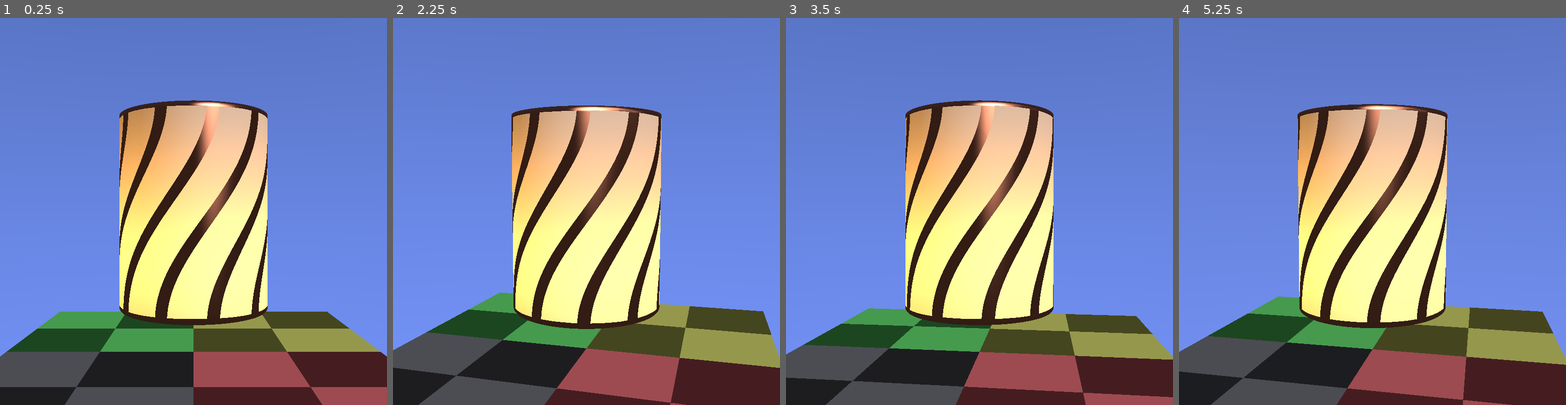
Above: before the commit, frames 1-4 (left to right).
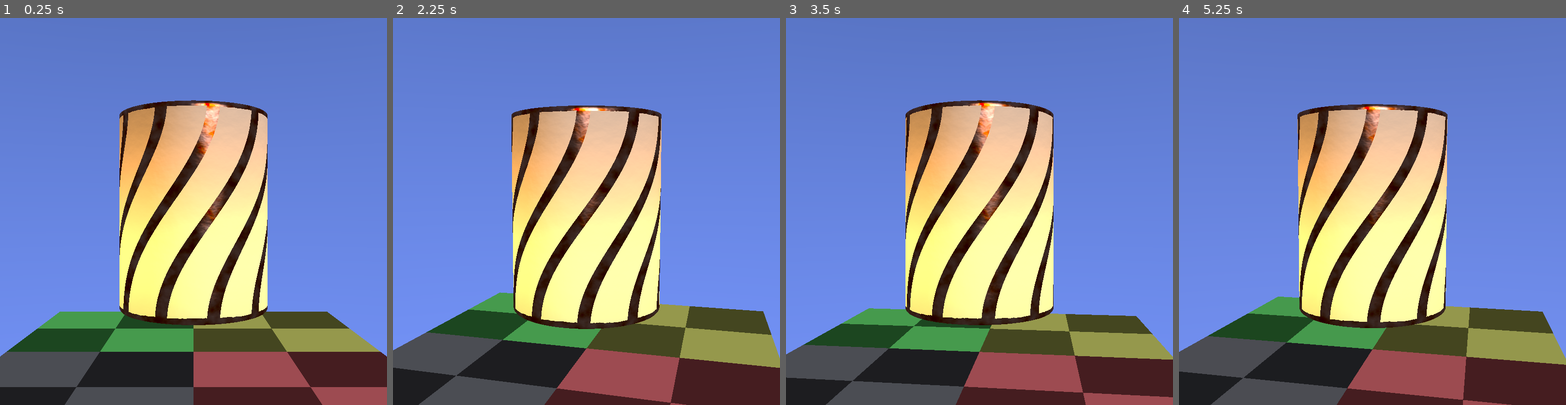
Above: after the commit, the same moments.

Repository: timo-eberl/realtime-graphics-exercises
Game: Godot game, scene res://tester.tscn
Two runs of this game, one before a commit and one after it. Both use one fixed random seed, a clock stepped at 60 frames per second and the inputs below.
Inputs (mouse positions are in pixels of both pictures, inside the frame that each line leads up to):
- Up to frame 1 (0.25 s): no input
- Up to frame 2 (2.25 s): tap Enter at 0.5 s; move the mouse to (605, 211) at 0.52 s; tap R at 0.6 s; move the mouse to (567, 211) at 1.27 s; tap M at 1.35 s; tap Space at 2 s; move the mouse to (594, 203) at 2.02 s; tap N at 2.1 s
- Up to frame 3 (3.5 s): tap Enter at 2.75 s; move the mouse to (975, 219) at 2.77 s; tap L at 2.85 s
- Up to frame 4 (5.25 s): tap Space at 3.5, 5 s; move the mouse to (1399, 215) at 3.52 s; tap 1 at 3.6 s; tap Enter at 4.25 s; move the mouse to (1341, 207) at 4.27 s; tap 2 at 4.35 s; move the mouse to (1376, 211) at 5.02 s; tap P at 5.1 s

The runs differ from the first frame. In frame 1, 0.9% of the frame differs, in the area x 30-70%, y 21-80%; in frame 2, 0.9%; in frame 3, 1.0%, in the area x 30-69%, y 21-80%; in frame 4, 0.8%.

Commit message:
noise maps

Diff:
--- a/project-1/src/tester.gdshader
+++ b/project-1/src/tester.gdshader
@@ -101,6 +101,9 @@
 
 varying vec3  _sunDirection;
 varying float _cosSunRadius;
+
+uniform sampler2D noise_texture : filter_linear, repeat_enable;
+uniform sampler2D normal_noise_texture : filter_linear, repeat_enable, hint_normal;
 
 struct Ray {
 	vec3 p;
@@ -396,12 +399,24 @@
 		float lightStrength = 3.0;
 		float lightTransparencyStrength = 1.8;
 		float metalShininess = 20.0;
+		vec3 colorMetal = _colorB;
 
 		vec3 normal = normalize(gradient(p));
 		vec2 normal_plane = normalize(vec2(p.x, p.z));
 		vec2 uv = vec2(calcTexcoordU(normal_plane), (p.y * 0.5) + 0.5);
 		vec2 bentUV = uv;
 		bentUV.x += smoothstep(0, 1, uv.y) * bendStrength;
+
+		float noise = texture(noise_texture, uv * vec2(2,1)).x;
+		vec3 normal_noise = texture(normal_noise_texture, uv * vec2(2,1)).xyz;
+		normal_noise = normal_noise * 2.0 - 1.0;
+		colorMetal += (noise * 2.0 - 1.0) * 0.2;
+
+		// this is not how you would actually use a normal map, for that
+		// you would need a tangent and binormal
+		normal = normalize(
+			normal + normal_noise * 0.16
+		);
 
 		// candle
 		float d = distance(light_pos, p);
@@ -409,6 +424,7 @@
 		vec3 r = reflect(-l, normal);
 		vec3 v = ray.dir;
 		float nDotL = dot(normal, l);
+		//lightStrength *= 1.0 - noise * 0.7;
 		float lighting = nDotL * lightStrength / (d*d);
 		float alpha = 0.7;
 
@@ -418,8 +434,8 @@
 			// metal material
 			vec3 light = max(0,(lighting)) * _colorA * 0.15;
 			float s = pow(max(0,(-dot(r, v))), metalShininess);
-			light = s * _colorB * _colorA;
-			return light + shadeSpecular(_colorB,p,normal,ray.dir,metalShininess);
+			light = s * colorMetal * _colorA;
+			return light + shadeSpecular(colorMetal,p,normal,ray.dir,metalShininess);
 		}
 		else {
 			bool isInside = lighting > 0.0;
--- a/project-1/src/tester.tscn
+++ b/project-1/src/tester.tscn
@@ -319,6 +319,20 @@
 		set_condition(event.get_keycode())
 
 "
+
+[sub_resource type="FastNoiseLite" id="FastNoiseLite_64gli"]
+frequency = 0.02
+
+[sub_resource type="NoiseTexture2D" id="NoiseTexture2D_65lvo"]
+seamless = true
+noise = SubResource("FastNoiseLite_64gli")
+
+[sub_resource type="FastNoiseLite" id="FastNoiseLite_ssfoc"]
+
+[sub_resource type="NoiseTexture2D" id="NoiseTexture2D_ro007"]
+seamless = true
+as_normal_map = true
+noise = SubResource("FastNoiseLite_ssfoc")
 
 [sub_resource type="ShaderMaterial" id="ShaderMaterial_vpmjg"]
 shader = ExtResource("1_241pq")
@@ -350,6 +364,8 @@
 shader_parameter/groundAlbedoB = Color(0.7, 0.7, 0.7, 1)
 shader_parameter/L_white = 2.0
 shader_parameter/exposure = 0.0
+shader_parameter/noise_texture = SubResource("NoiseTexture2D_65lvo")
+shader_parameter/normal_noise_texture = SubResource("NoiseTexture2D_ro007")
 
 [node name="Tester" type="Control"]
 layout_mode = 3
Not shown: 1 places in project-1/src/tester.tscn that only renumber resources
